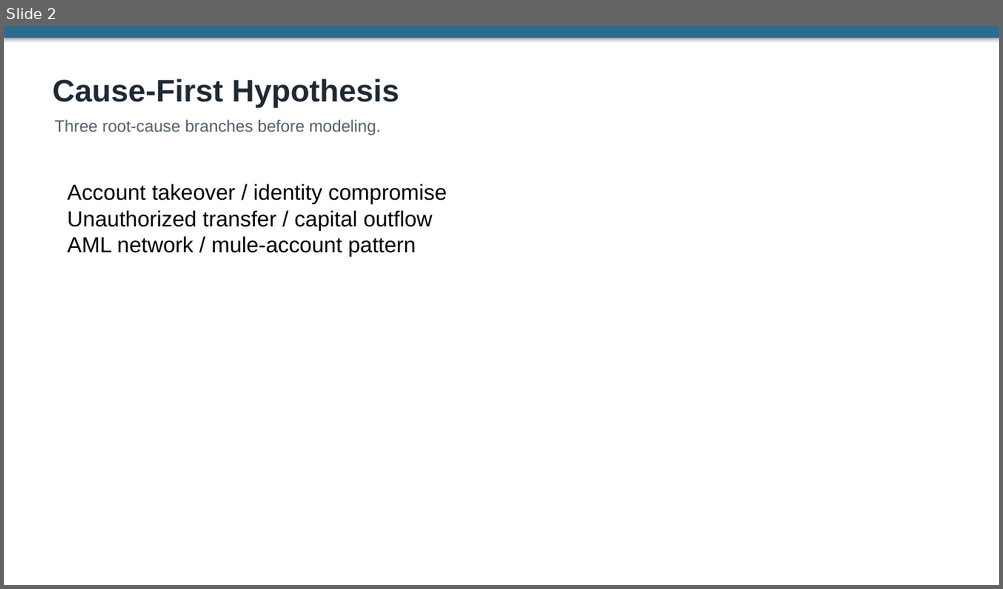
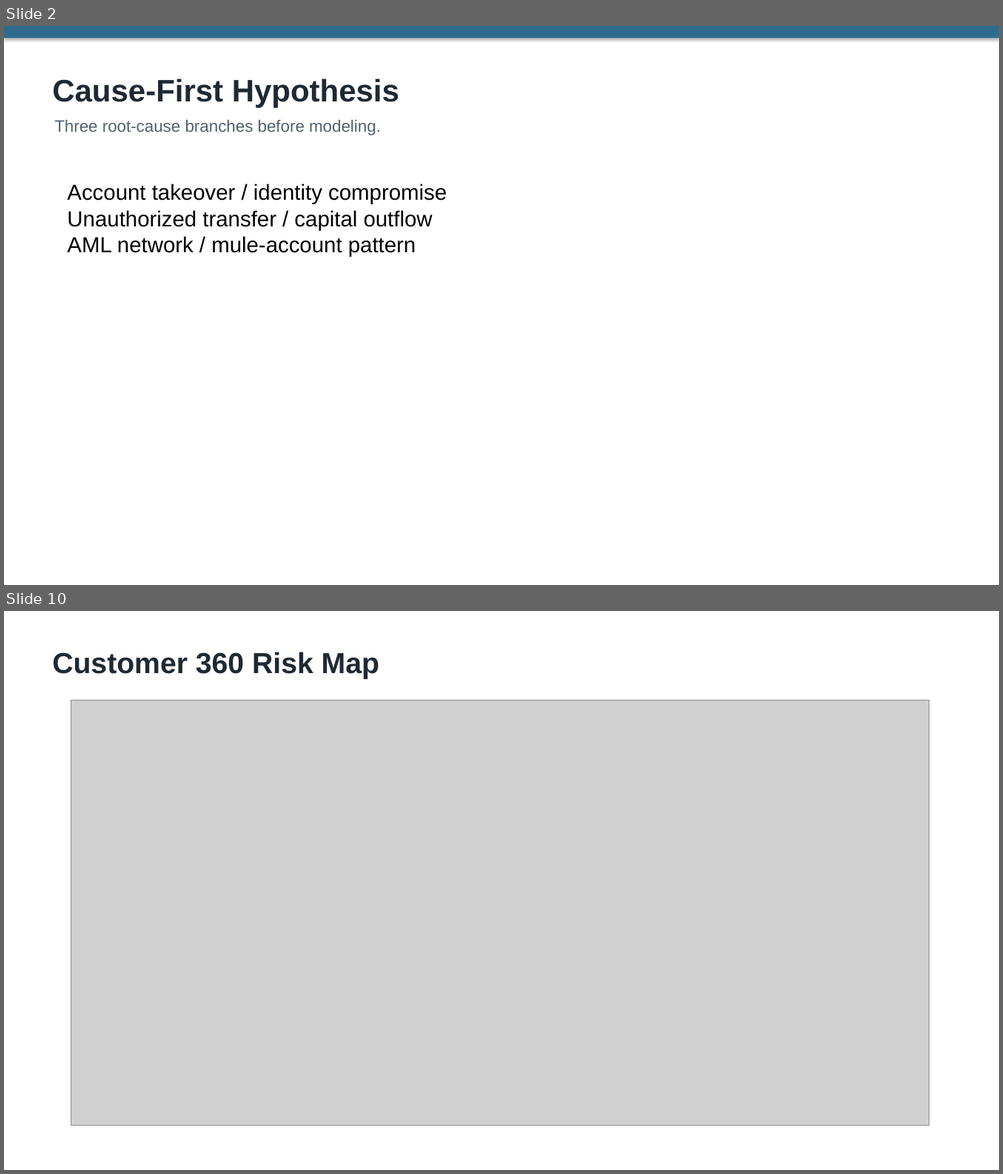
Before and after one commit to sonson0910/Fraud_Anomaly_Detection, a slide deck: report/final_slide_deck.pptx. Shown one above the other, each under a label of ours: slide 2 before the commit, slides 2 and 10 after it; the slides between them are not shown. The pictures are 1003x589 and 1003x1174 pixels, drawn with LibreOffice and Linux fonts; fonts in the diff are those of the drawing; grey boxes stand for pictures. Boxes give left, top, right and bottom in pixels: in the first picture for what was removed or moved away, otherwise in the second. Text is boxed around its words. In the diff, an @@ line names an element or a change of style, - is before the commit and + after.

```diff
--- a/report/final_slide_deck.pptx
+++ b/report/final_slide_deck.pptx
@@ slide 10 added at [4, 611, 999, 1170], background #FFFFFF @@
@@ text added at [52, 652, 379, 679], 28 pt, text #1F2933, bold @@
+Customer 360 Risk Map
@@ picture added at [71, 701, 929, 1126] @@
```
Also in this commit, not shown: 3 slides changed, 4 other slides added, 38 other files.
